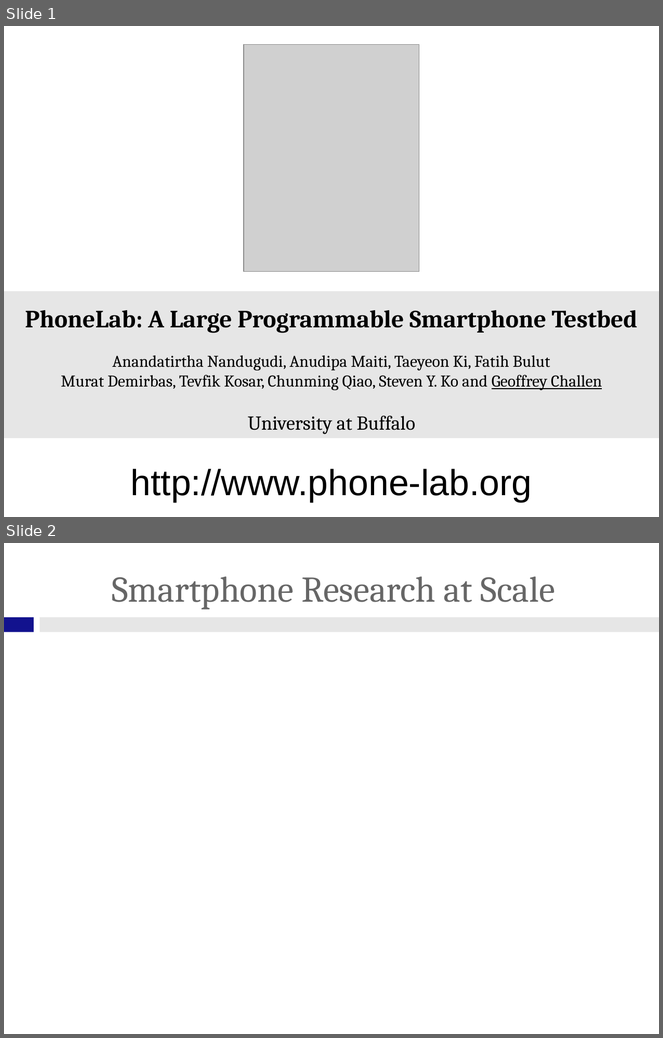
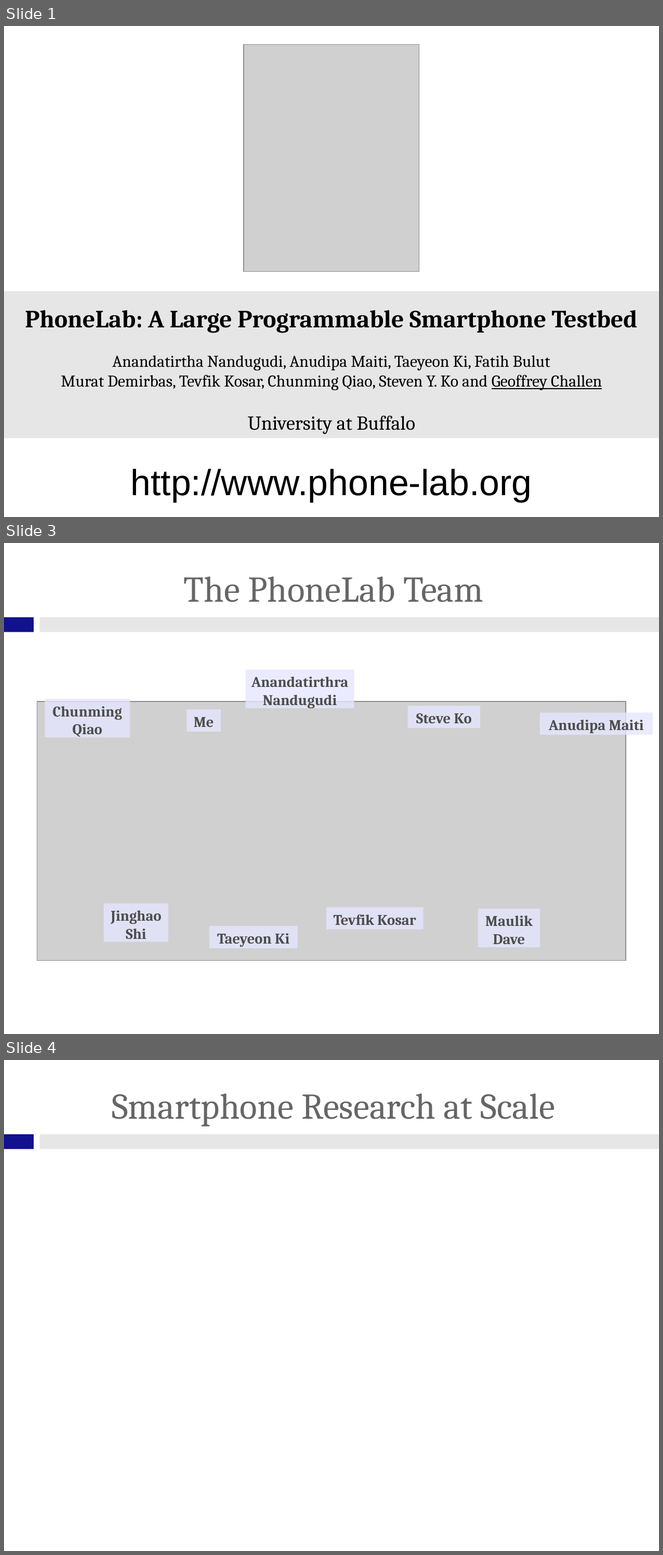
Before and after one commit to gchallen/talks.sensemine2013-phonelab, a slide deck: talk.odp. Shown one above the other, each under a label of ours: slides 1 and 2 before the commit, slides 1, 3 and 4 after it; the slides between them are not shown. The pictures are 663x1038 and 663x1555 pixels, drawn with LibreOffice and Linux fonts; fonts in the diff are those of the drawing; grey boxes stand for pictures; background and template pictures are left out. Boxes give left, top, right and bottom in pixels: in the first picture for what was removed or moved away, otherwise in the second. Text is boxed around its words. In the diff, an @@ line names an element or a change of style, - is before the commit and + after.

```diff
--- a/talk.odp
+++ b/talk.odp
@@ slide 3 added at (x1=4, y1=543, x2=659, y2=1034), background #FFFFFF; not listed: 2 template elements that a slide beside it also shows @@
@@ title added at (x1=184, y1=576, x2=483, y2=602), 44 pt, text #666666 @@
+The PhoneLab Team
@@ rectangle added at (x1=245, y1=670, x2=354, y2=708), fill #E6E6FF at 80% opacity, 18 pt, text #4C4C4C, bold @@
+Anandatirthra
+Nandugudi
@@ picture added at (x1=37, y1=702, x2=626, y2=961) @@
@@ rectangle added at (x1=45, y1=700, x2=130, y2=738), fill #E6E6FF at 80% opacity, 18 pt, text #4C4C4C, bold @@
+Chunming
+Qiao
@@ rectangle added at (x1=187, y1=709, x2=220, y2=731), fill #E6E6FF at 80% opacity, 18 pt, text #4C4C4C, bold @@
+Me
@@ rectangle added at (x1=408, y1=706, x2=481, y2=728), fill #E6E6FF at 80% opacity, 18 pt, text #4C4C4C, bold @@
+Steve Ko
@@ rectangle added at (x1=540, y1=713, x2=653, y2=735), fill #E6E6FF at 80% opacity, 18 pt, text #4C4C4C, bold @@
+Anudipa Maiti
@@ rectangle added at (x1=104, y1=904, x2=169, y2=942), fill #E6E6FF at 80% opacity, 18 pt, text #4C4C4C, bold @@
+Jinghao
+Shi
@@ rectangle added at (x1=326, y1=908, x2=424, y2=929), fill #E6E6FF at 80% opacity, 18 pt, text #4C4C4C, bold @@
+Tevfik Kosar
@@ rectangle added at (x1=478, y1=909, x2=540, y2=948), fill #E6E6FF at 80% opacity, 18 pt, text #4C4C4C, bold @@
+Maulik
+Dave
@@ rectangle added at (x1=209, y1=926, x2=298, y2=949), fill #E6E6FF at 80% opacity, 18 pt, text #4C4C4C, bold @@
+Taeyeon Ki
@@ what was slide 2 is now slide 4 @@
```
Also in this commit, not shown: 1 slide changed, 3 other slides added, 2 slides removed, 5 other files.
